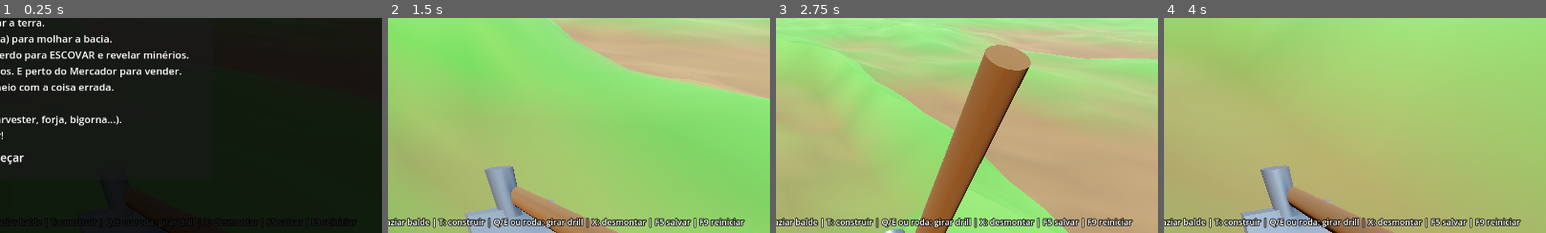
Above: before the commit, frames 1-4 (left to right).
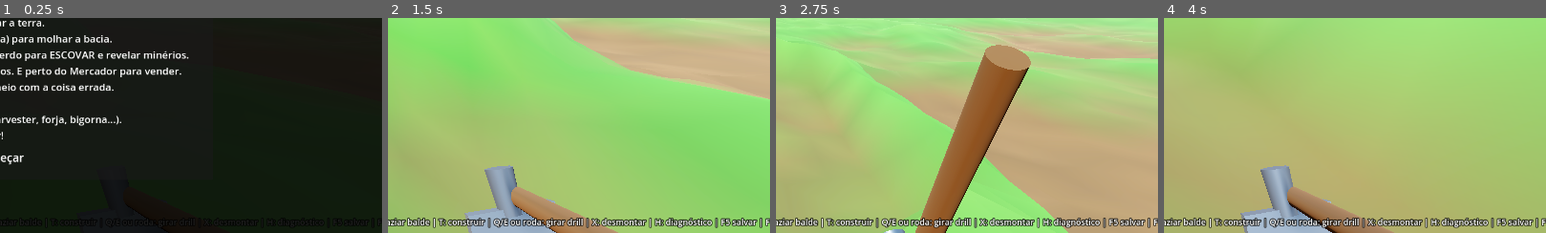
Above: after the commit, the same moments.

Repository: cepedf/hydroneer-releitura-2
Game: Godot game, scene res://scenes/main.tscn
Same seed, same stepped clock (60 frames per second), same inputs: the game is played once before the commit and once after it.
Inputs (mouse positions are % of the whole screen's width and height, from its top left):
- Up to frame 1 (0.25 s): no input
- Up to frame 2 (1.5 s): tap Enter at 0.5 s; move the mouse to (55, 50) at 0.52 s; hold T (build) 0.53-1.28 s; hold W (move_forward) from 0.53 s (still down); click (55, 50) at 0.67 s; tap Space (jump) at 0.77 s; move the mouse to (45, 50) at 1.27 s; tap X (demolish) at 1.35 s
- Up to frame 3 (2.75 s): keep holding W (move_forward); tap Space (jump) at 1.52 s; move the mouse to (52, 48) at 2.02 s; press the mouse at (52, 48) at 2.03 s
- Up to frame 4 (4 s): keep holding W (move_forward); move the mouse to (49, 52) at 2.77 s; release the mouse at (49, 52) at 2.78 s; tap R (dump_bucket) at 2.85 s; click (49, 52) at 2.92 s; tap Space (jump) at 3.02, 3.77 s; move the mouse to (57, 51) at 3.52 s; hold E (interact) from 3.53 s (still down)
The pictures show only the part of the screen within x 50-100%, y 50-100%; the shares and areas given below are measured in that part.

The runs differ from the first frame. In frame 1, less than 0.1% of the frame differs, in the area x 71-100%, y 93-97%; in frame 2, 0.9%, in the area x 70-100%, y 92-98%; in frame 3, 0.9%; in frame 4, 0.9%.

Commit message:
M4: painel de diagnostico (H) e ajuda atualizada

Diff:
--- a/scripts/hud.gd
+++ b/scripts/hud.gd
@@ -19,6 +19,8 @@
 var _intro: Control
 var _intro_visible := false
 var _flash_time := 0.0
+var _diag_label: Label
+var _diag_time := 0.0
 
 
 func _ready() -> void:
@@ -32,6 +34,10 @@
 	_flash_label = _make_label(Vector2(0, 150), 24)
 	_flash_label.set_anchors_preset(Control.PRESET_CENTER_TOP)
 	_flash_label.modulate.a = 0.0
+	_diag_label = _make_label(Vector2(0, 230), 16)
+	_diag_label.set_anchors_preset(Control.PRESET_TOP_WIDE)
+	_diag_label.horizontal_alignment = HORIZONTAL_ALIGNMENT_CENTER
+	_diag_label.modulate.a = 0.0
 	_crosshair = _make_label(Vector2(-7, -12), 22)
 	_crosshair.text = "+"
 	_crosshair.set_anchors_preset(Control.PRESET_CENTER)
@@ -46,12 +52,21 @@
 	if _flash_time > 0.0:
 		_flash_time -= delta
 		_flash_label.modulate.a = clampf(_flash_time, 0.0, 1.0)
+	if _diag_time > 0.0:
+		_diag_time -= delta
+		_diag_label.modulate.a = clampf(_diag_time, 0.0, 1.0)
 
 
 func flash(text: String) -> void:
 	_flash_label.text = text
 	_flash_time = 3.5
 	_flash_label.modulate.a = 1.0
+
+
+func show_diag(text: String) -> void:
+	_diag_label.text = text
+	_diag_time = 8.0
+	_diag_label.modulate.a = 1.0
 
 
 func intro_visible() -> bool:
@@ -132,7 +147,7 @@
 		_brush_fill.size = Vector2(236.0 * frac, 8)
 	else:
 		_brush_bg.visible = false
-	_help_label.text = "WASD mover | Shift correr | Espaço pular | Clique esq.: cavar / escovar | E: interagir | R: esvaziar balde | T: construir | Q/E ou roda: girar drill | X: desmontar | F5 salvar | F9 reiniciar"
+	_help_label.text = "WASD mover | Shift correr | Espaço pular | Clique esq.: cavar / escovar | E: interagir | R: esvaziar balde | T: construir | Q/E ou roda: girar drill | X: desmontar | H: diagnóstico | F5 salvar | F9 reiniciar | F10 teste"
 
 
 func _make_label(pos: Vector2, size: int) -> Label:
